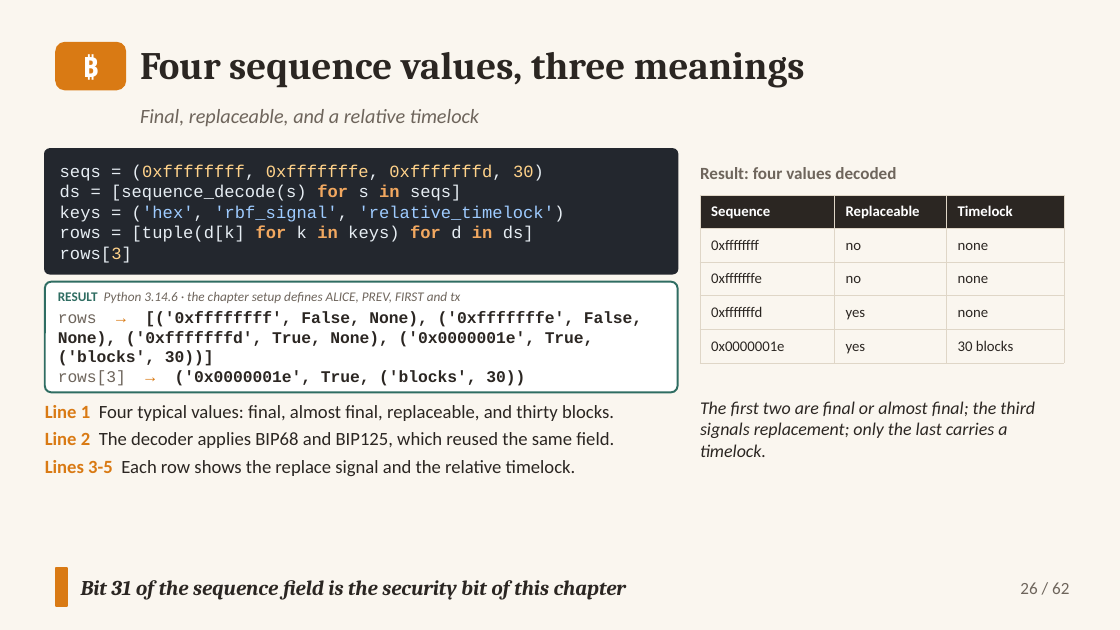
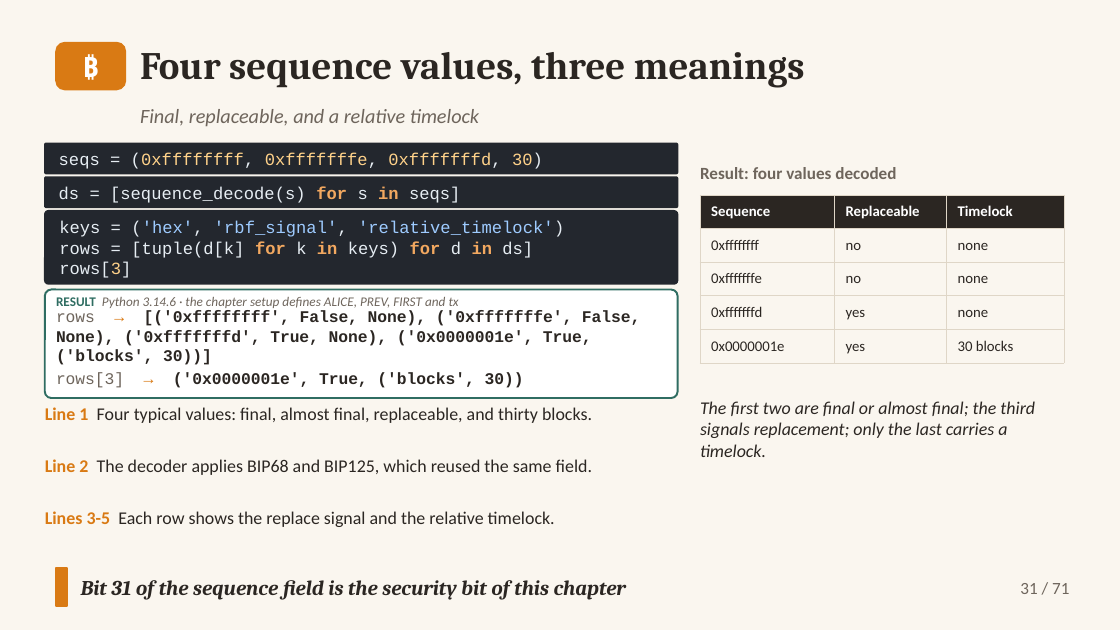
Before and after one commit to altunelyusuf/SEN0401, a slide deck: slide 31 of 03-materials/ch06/SEN0401_Ch06_Transactions_3e_v2_3_0.pptx (slide 26 before the commit). Drawn at 1120x630 pixels with LibreOffice and Linux fonts; fonts in the diff are those of the drawing. Boxes give left, top, right and bottom in pixels: in the first picture for what was removed or moved away, otherwise in the second. Text is boxed around its words. In the diff, an @@ line names an element or a change of style, - is before the commit and + after.

```diff
--- a/03-materials/ch06/SEN0401_Ch06_Transactions_3e_v2_3_0.pptx
+++ b/03-materials/ch06/SEN0401_Ch06_Transactions_3e_v2_3_0.pptx
@@ rounded rectangle added at box(45, 143, 678, 174), fill #23272E, outline #23272E 1 pt, 11 pt, text #FFD28A @@
+seqs = (0xffffffff, 0xfffffffe, 0xfffffffd, 30)
@@ rounded rectangle added at box(45, 177, 678, 207), fill #23272E, outline #23272E 1 pt, 11 pt, text #E6EDF3 @@
+ds = [sequence_decode(s) for s in seqs]
@@ text in rounded rectangle at box(60, 164, 544, 201): paragraphs removed @@
-seqs = (0xffffffff, 0xfffffffe, 0xfffffffd, 30)
-ds = [sequence_decode(s) for s in seqs]
@@ rounded rectangle "keys = ('hex', 'rbf_signal', 'relative_timelock')": place and size @@
-rounded rectangle "keys = ('hex', 'rbf_signal', 'relative_timelock')" at box(45, 149, 678, 273)
+rounded rectangle "keys = ('hex', 'rbf_signal', 'relative_timelock')" at box(45, 211, 678, 283)
@@ rounded rectangle "keys = ('hex', 'rbf_signal', 'relative_timelock')" at box(45, 211, 678, 283): proportions changed @@
@@ rounded rectangle added at box(45, 289, 678, 398), fill #FFFFFF, outline #2F6D62 1.25 pt @@
@@ text added at box(56, 297, 459, 308), 8.5 pt, text #6E655C, italic @@
+RESULT Python 3.14.6 · the chapter setup defines ALICE, PREV, FIRST and tx
@@ text at box(58, 292, 460, 303): paragraph removed @@
-RESULT Python 3.14.6 · the chapter setup defines ALICE, PREV, FIRST and tx
@@ text "rows → [('0xffffffff', False, None), ...": place and size @@
-text "rows → [('0xffffffff', False, None), ..." at box(45, 282, 678, 393)
+text "rows → [('0xffffffff', False, None), ..." at box(56, 310, 640, 365)
@@ text "rows → [('0xffffffff', False, None), ..." at box(56, 310, 640, 365): vertical alignment middle to top; fill #FFFFFF to none; outline #2F6D62 1.25 pt to none @@
@@ text added at box(56, 372, 524, 388), 10.5 pt, text #2B2622, bold @@
+rows[3] → ('0x0000001e', True, ('blocks', 30))
@@ text at box(58, 370, 525, 386): paragraph removed @@
-rows[3] → ('0x0000001e', True, ('blocks', 30))
@@ text at box(45, 405, 614, 421): paragraph removed @@
-Line 1 Four typical values: final, almost final, replaceable, and thirty blocks.
@@ text added at box(45, 407, 592, 423), 11.5 pt, text #2B2622 @@
+Line 1 Four typical values: final, almost final, replaceable, and thirty blocks.
@@ text at box(45, 460, 576, 476): paragraph removed @@
-Lines 3-5 Each row shows the replace signal and the relative timelock.
@@ text "Line 2 The decoder applies ...": place and size @@
-text "Line 2 The decoder applies ..." at box(45, 405, 614, 476)
+text "Line 2 The decoder applies ..." at box(45, 459, 592, 475)
@@ text "Line 2 The decoder applies ..." at box(45, 459, 592, 475): size 12 to 11.5 pt; less space between paragraphs @@
@@ text added at box(45, 511, 555, 527), 11.5 pt, text #2B2622 @@
+Lines 3-5 Each row shows the replace signal and the relative timelock.
@@ text at box(1020, 583, 1069, 594): text changed @@
-26 / 62
+31 / 71
```
Also in this commit, not shown: 61 other slides changed, 9 slides added, 14 other files.
